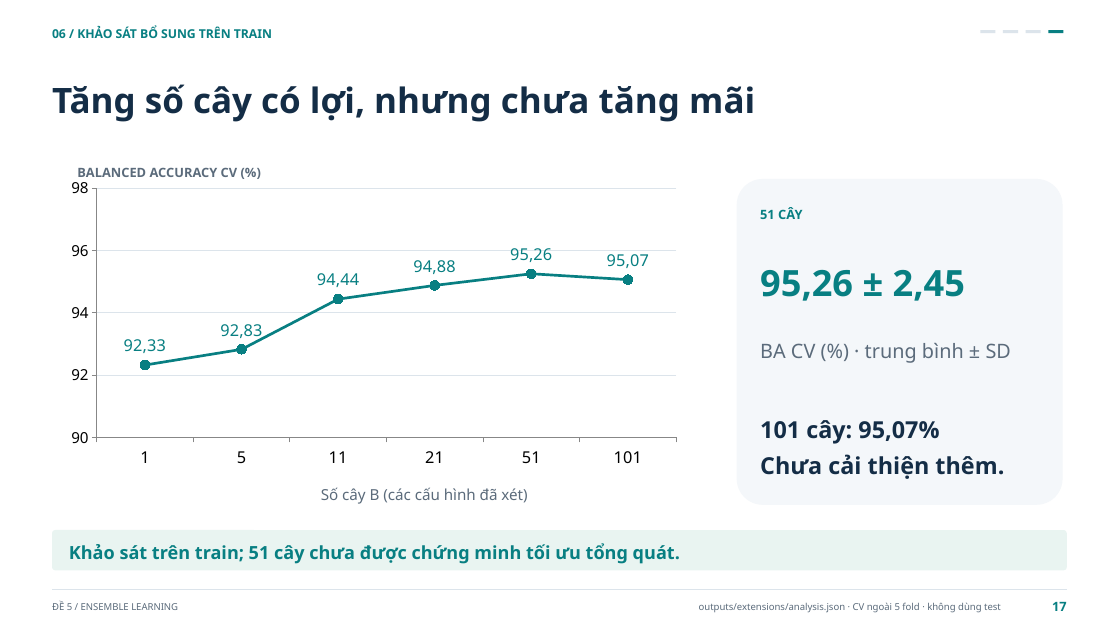
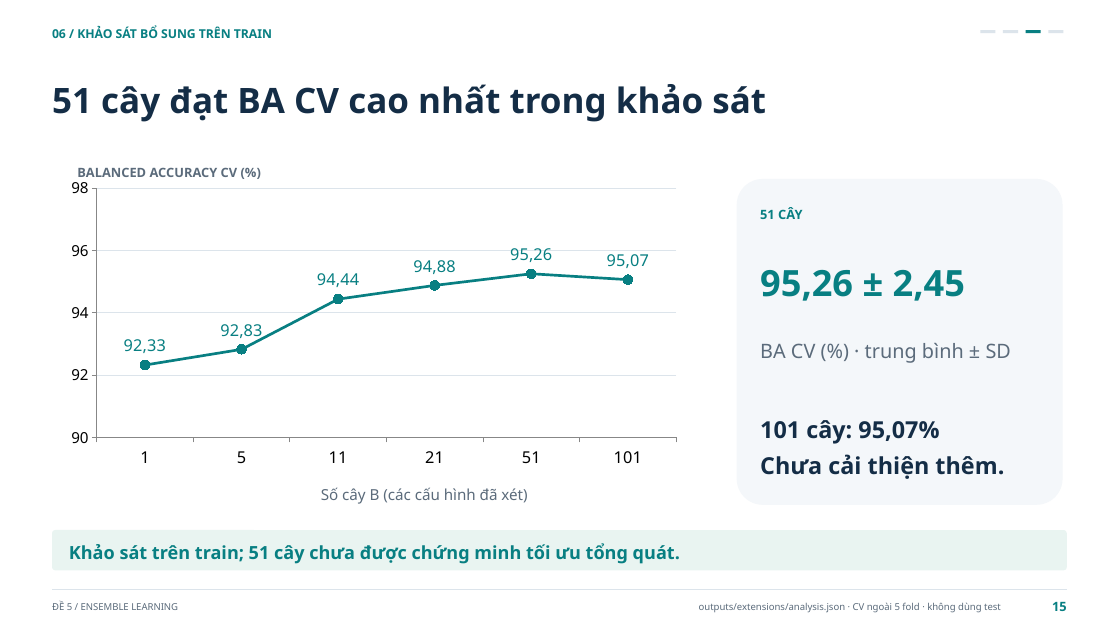
Before and after one commit to Huyngaongow/hocmaygk, a slide deck: slide 15 of De_5_Ensemble_Learning.pptx (slide 17 before the commit). Drawn at 1120x630 pixels with LibreOffice and Linux fonts; fonts in the diff are those of the drawing. Boxes give left, top, right and bottom in pixels: in the first picture for what was removed or moved away, otherwise in the second. Text is boxed around its words. In the diff, an @@ line names an element or a change of style, - is before the commit and + after.

```diff
--- a/De_5_Ensemble_Learning.pptx
+++ b/De_5_Ensemble_Learning.pptx
@@ rectangle at bbox=[1026, 30, 1041, 34]: fill #DCE4EB to #087F82 @@
@@ rectangle at bbox=[1049, 30, 1064, 34]: fill #087F82 to #DCE4EB @@
@@ text at bbox=[52, 84, 766, 122]: text changed @@
-Tăng số cây có lợi, nhưng chưa tăng mãi
+51 cây đạt BA CV cao nhất trong khảo sát
@@ text at bbox=[1052, 602, 1067, 611]: text changed @@
-17
+15
```
Also in this commit, not shown: 21 other slides changed, 3 slides removed, 7 other files.
